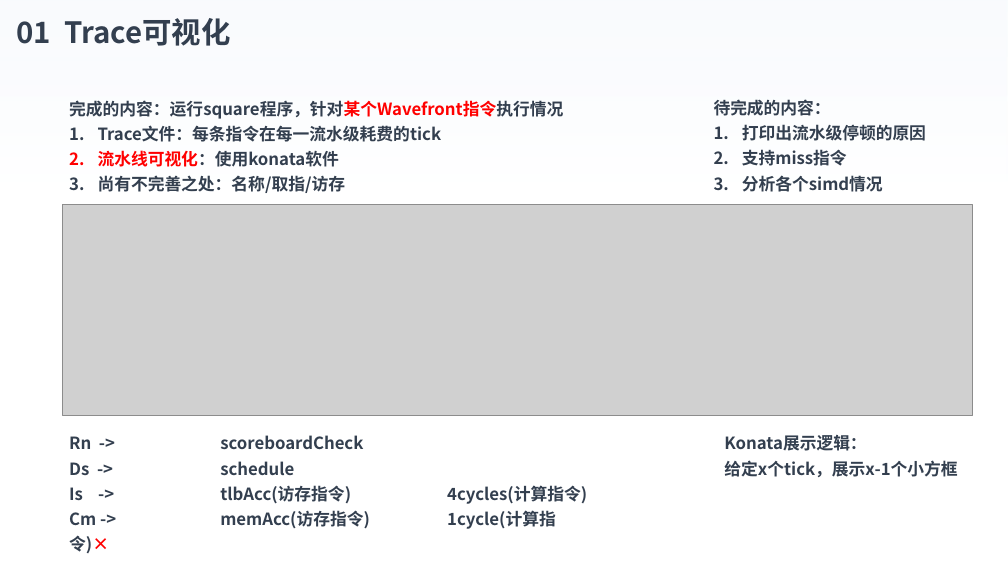
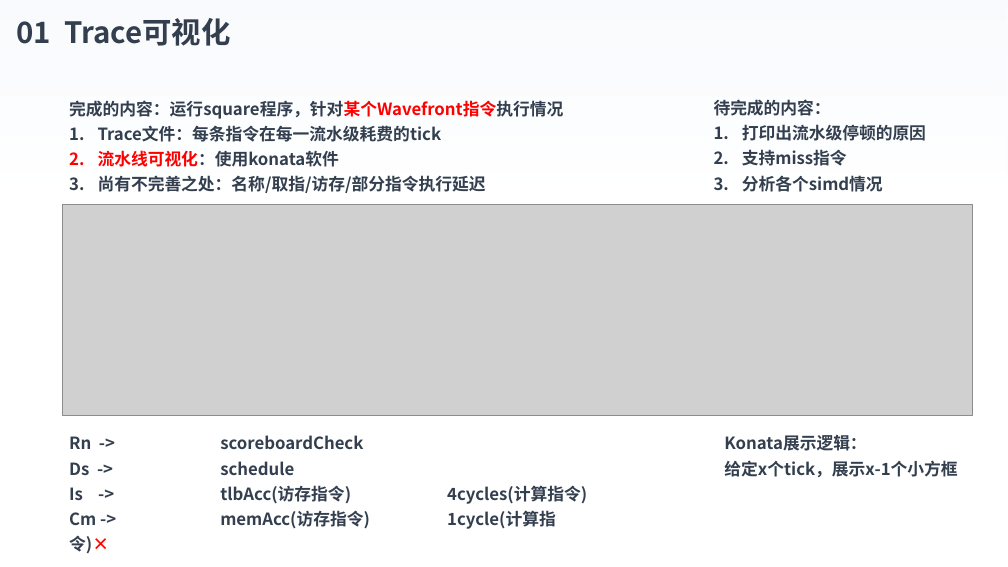
Before and after one commit to luot-ai/workspace, a slide deck: slide 2 of AA/gpu/GEM5/PPT/Gem5-GPU_4.pptx. Drawn at 1008x567 pixels with LibreOffice and Linux fonts; fonts in the diff are those of the drawing; grey boxes stand for pictures; background and template pictures are left out. Boxes give left, top, right and bottom in pixels: in the first picture for what was removed or moved away, otherwise in the second. Text is boxed around its words. In the diff, an @@ line names an element or a change of style, - is before the commit and + after.

```diff
--- a/AA/gpu/GEM5/PPT/Gem5-GPU_4.pptx
+++ b/AA/gpu/GEM5/PPT/Gem5-GPU_4.pptx
@@ text at bbox=[98, 175, 486, 193]: text changed @@
-3. 尚有不完善之处：名称/取指/访存
+3. 尚有不完善之处：名称/取指/访存/部分指令执行延迟
```
Also in this commit, not shown: 2 other slides changed, 1 slide added, 4 other files.
